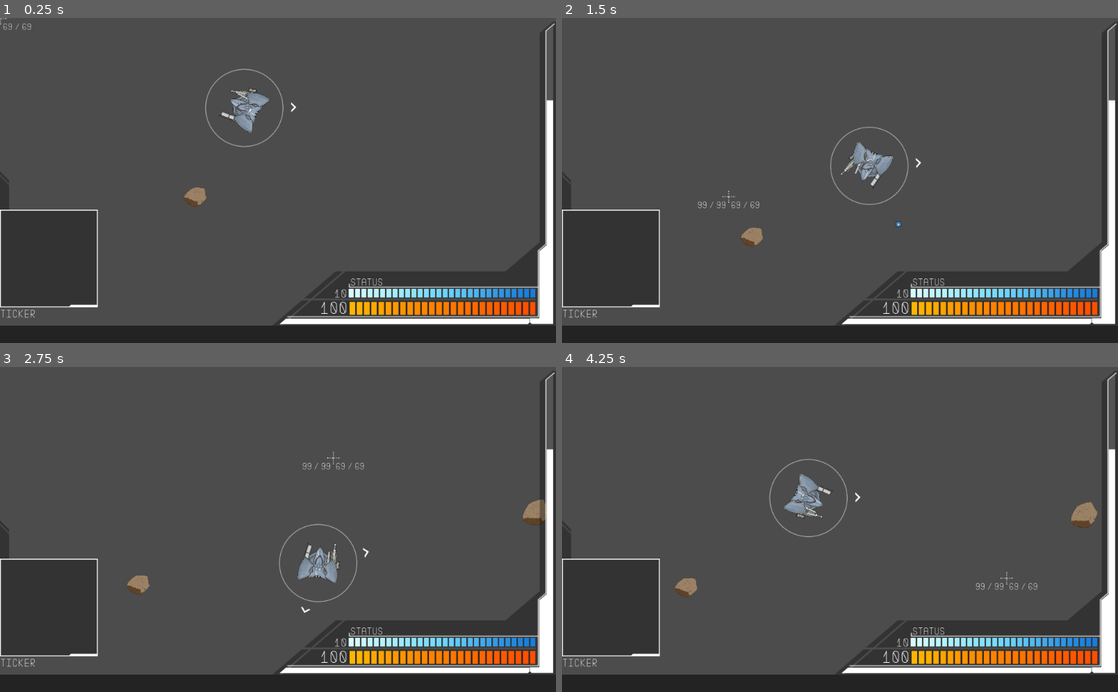
Above: before the commit, frames 1-4 (two rows, left to right).
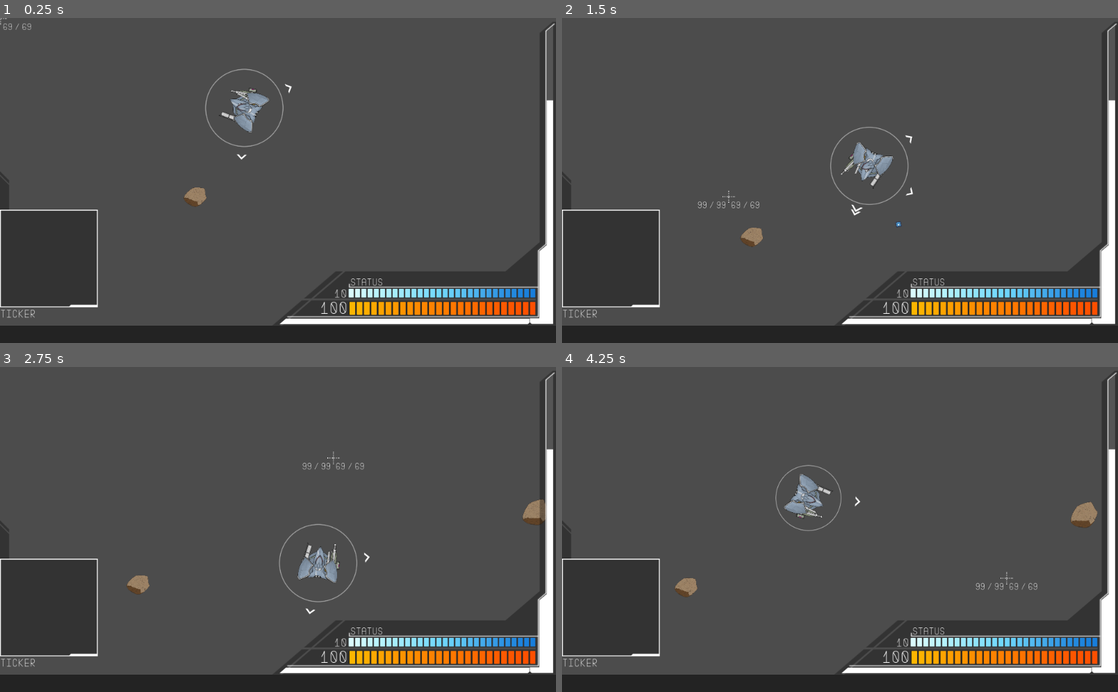
Above: after the commit, the same moments.

Repository: Littlerun-Bastion/Soulless-Steel
Game: Godot game, scene res://game/arena/Arena.tscn
Two runs of this game, one before a commit and one after it. Both use one fixed random seed, a clock stepped at 60 frames per second and the inputs below.
Inputs (mouse positions are in pixels of both pictures, inside the frame that each line leads up to):
- Up to frame 1 (0.25 s): no input
- Up to frame 2 (1.5 s): move the mouse to (962, 164) at 0.52 s; hold D (right) 0.53-1.28 s; hold F (honk) 0.53-1.28 s; move the mouse to (728, 196) at 1.27 s; hold S (down) from 1.28 s (still down); click (728, 196) at 1.35 s
- Up to frame 3 (2.75 s): move the mouse to (333, 458) at 2.02 s; release S (down) at 2.03 s; hold D (right) from 2.03 s (still down); hold Right mouse button (right_arm_weapon_shoot) from 2.03 s (still down)
- Up to frame 4 (4.25 s): move the mouse to (812, 594) at 2.77 s; release D (right) at 2.78 s; release Right mouse button (right_arm_weapon_shoot) at 2.78 s; hold W (up) 2.78-3.53 s; tap Ctrl (strafe) at 2.85 s; move the mouse to (1006, 578) at 3.52 s; hold A (left) from 3.53 s (still down); hold F (honk) from 3.53 s (still down)

The runs differ from the first frame. In frame 1, less than 0.1% of the frame differs, in the area x 42-54%, y 20-44%; in frame 2, less than 0.1%; in frame 3, less than 0.1%; in frame 4, 0.3%, in the area x 37-54%, y 28-53%.

Commit message:
First version of pulsing radar

Diff:
--- a/project/game/arena/Arena.gd
+++ b/project/game/arena/Arena.gd
@@ -46,6 +46,7 @@
 func player_died():
 	player = null
 	ArenaCam.current = true
+	PlayerHUD.queue_free()
 	current_cam = ArenaCam
 
 
--- a/project/game/mecha/enemy_logic/EnemyLogic.gd
+++ b/project/game/mecha/enemy_logic/EnemyLogic.gd
@@ -11,15 +11,15 @@
 
 func setup():
 	g.add_a_node("idle")
-#	g.add_a_node("roaming")
-#	g.add_a_node("targeting")
-#
-#	g.add_connection("idle", "roaming", funcref(self, "idle_to_roaming"))
-#	g.add_connection("idle", "targeting", funcref(self, "idle_to_targeting"))
-#	g.add_connection("roaming", "idle", funcref(self, "roaming_to_idle"))
-#	g.add_connection("roaming", "targeting", funcref(self, "roaming_to_targeting"))
-#	g.add_connection("targeting", "idle", funcref(self, "targeting_to_idle"))
-#	g.add_connection("targeting", "roaming", funcref(self, "targeting_to_roaming"))
+	g.add_a_node("roaming")
+	g.add_a_node("targeting")
+
+	g.add_connection("idle", "roaming", funcref(self, "idle_to_roaming"))
+	g.add_connection("idle", "targeting", funcref(self, "idle_to_targeting"))
+	g.add_connection("roaming", "idle", funcref(self, "roaming_to_idle"))
+	g.add_connection("roaming", "targeting", funcref(self, "roaming_to_targeting"))
+	g.add_connection("targeting", "idle", funcref(self, "targeting_to_idle"))
+	g.add_connection("targeting", "roaming", funcref(self, "targeting_to_roaming"))
 
 
 func get_current_state():
--- a/project/game/ui/PlayerHUD.gd
+++ b/project/game/ui/PlayerHUD.gd
@@ -10,12 +10,6 @@
 var mechas
 
 
-func _process(_dt):
-	if player and PlayerRadar.visible:
-		PlayerRadar.rect_position = player.get_global_transform_with_canvas().origin
-		PlayerRadar.update_pointers(mechas)
-
-
 func setup(player_ref, mechas_ref):
 	player = player_ref
 	mechas = mechas_ref
@@ -24,7 +18,7 @@
 	setup_shieldbar()
 	setup_energybar()
 	setup_cursor()
-	PlayerRadar.setup(player, 900)
+	PlayerRadar.setup(mechas, player, 900, 2)
 
 
 func setup_lifebar():
--- a/project/game/ui/PlayerRadar/PlayerRadar.gd
+++ b/project/game/ui/PlayerRadar/PlayerRadar.gd
@@ -8,18 +8,39 @@
 }
 
 var player
+var mechas
 var range_radius
 var pointers
+var update_cooldown
 
-func setup(player_ref, radius):
+
+func _process(_dt):
+	if player and visible:
+		rect_position = player.get_global_transform_with_canvas().origin
+		clear_deleted_mechas()
+		if not update_cooldown:
+			update_mecha_position()
+		update_pointers()
+
+
+func setup(mechas_ref, player_ref, radius, update_timer):
 	clear_pointers()
+	mechas = mechas_ref
 	player = player_ref
 	range_radius = radius
+	if update_timer:
+		update_cooldown = true
+		$UpdateTimer.wait_time = update_timer
+		$UpdateTimer.start()
 	pointers = []
 
 
-func update_pointers(mechas):
-	#Remove pointers from dead mechas
+func update_mecha_position():
+	for p in pointers:
+		p.target_position = p.mecha.get_global_transform_with_canvas().origin
+
+
+func clear_deleted_mechas():
 	var to_delete = []
 	for pointer_data in pointers:
 		if not mechas.has(pointer_data.mecha):
@@ -28,11 +49,11 @@
 	for pointer in to_delete:
 		pointers.erase(pointer)
 
+
+func update_pointers():
 	for mecha in mechas:
 		if mecha != player:
-			var pos = mecha.get_global_transform_with_canvas().origin
-			var pointer = get_mecha_pointer(mecha)
-			update_pointer(pointer, pos)
+			update_pointer(get_mecha_pointer(mecha))
 
 
 func clear_pointers():
@@ -43,14 +64,16 @@
 func get_mecha_pointer(mecha):
 	for p in pointers:
 		if p.mecha == mecha:
-			return p.pointer
+			return p
 	#Doesn't have a pointer
 	var p = add_pointer()
-	pointers.append({
+	var pointer_data = {
 		"mecha": mecha,
 		"pointer": p,
-	})
-	return p
+		"target_position": mecha.get_global_transform_with_canvas().origin,
+	}
+	pointers.append(pointer_data)
+	return pointer_data
 
 
 func add_pointer():
@@ -60,7 +83,10 @@
 	return pointer
 
 
-func update_pointer(pointer, target_pos):
+func update_pointer(pointer_data):
+	var target_pos = pointer_data.target_position
+	var pointer = pointer_data.pointer
+
 	#Rotate
 	var angle = rect_position.angle_to_point(target_pos) - PI/2
 	pointer.rect_rotation = rad2deg(angle)
@@ -76,3 +102,13 @@
 			pointer.texture = POINTER_TEXTURES.mid
 		else:
 			pointer.texture = POINTER_TEXTURES.near
+
+
+func _on_UpdateTimer_timeout():
+	var t_scale = Vector2(.6,.6)
+	$Tween.interpolate_property($Circle, "rect_scale", Vector2(1,1), t_scale, .1, Tween.TRANS_CUBIC, Tween.EASE_IN)
+	$Tween.start()
+	yield($Tween, "tween_completed")
+	update_mecha_position()
+	$Tween.interpolate_property($Circle, "rect_scale", t_scale, Vector2(1,1), .5, Tween.TRANS_CUBIC, Tween.EASE_OUT)
+	$Tween.start()
--- a/project/game/ui/PlayerRadar/PlayerRadar.tscn
+++ b/project/game/ui/PlayerRadar/PlayerRadar.tscn
@@ -17,6 +17,9 @@
 margin_bottom = 250.0
 rect_pivot_offset = Vector2( 250, 250 )
 texture = ExtResource( 2 )
+__meta__ = {
+"_edit_use_anchors_": false
+}
 
 [node name="Pointers" type="Control" parent="."]
 margin_left = -250.0
@@ -28,8 +31,9 @@
 }
 
 [node name="Pointer" parent="Pointers" instance=ExtResource( 1 )]
-margin_left = 210.0
-margin_top = 90.0
-margin_right = 290.0
-margin_bottom = 139.0
-rect_pivot_offset = Vector2( 40, 160 )
+
+[node name="UpdateTimer" type="Timer" parent="."]
+
+[node name="Tween" type="Tween" parent="."]
+
+[connection signal="timeout" from="UpdateTimer" to="." method="_on_UpdateTimer_timeout"]
